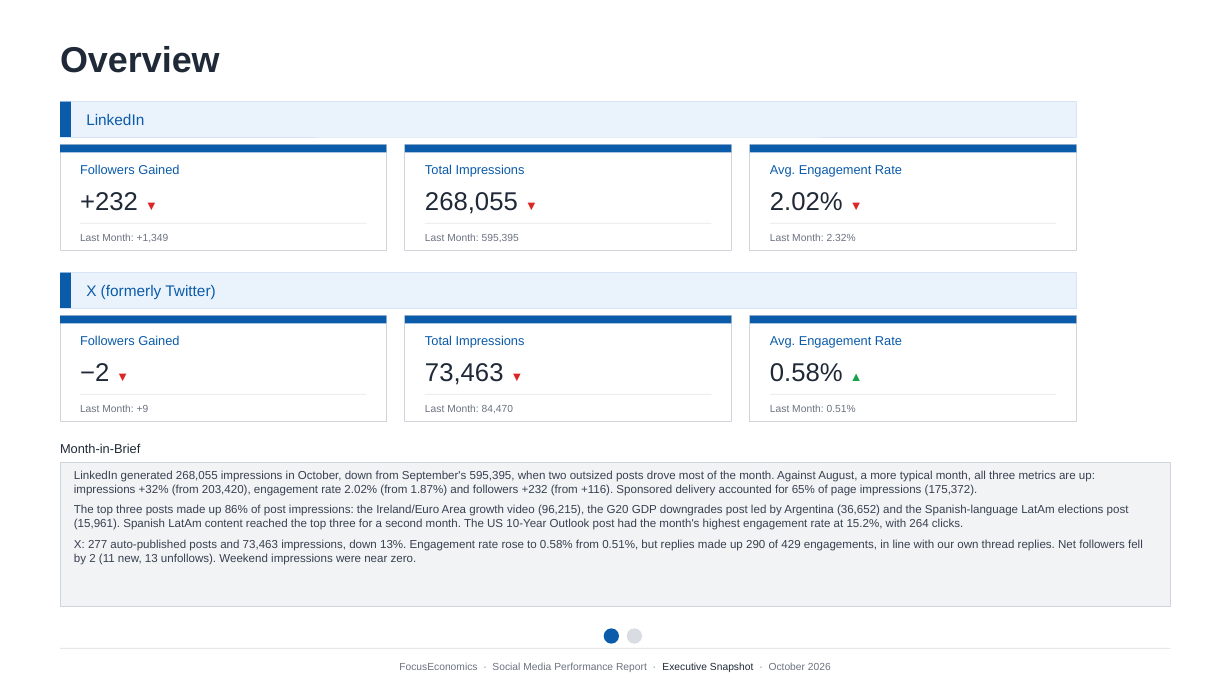
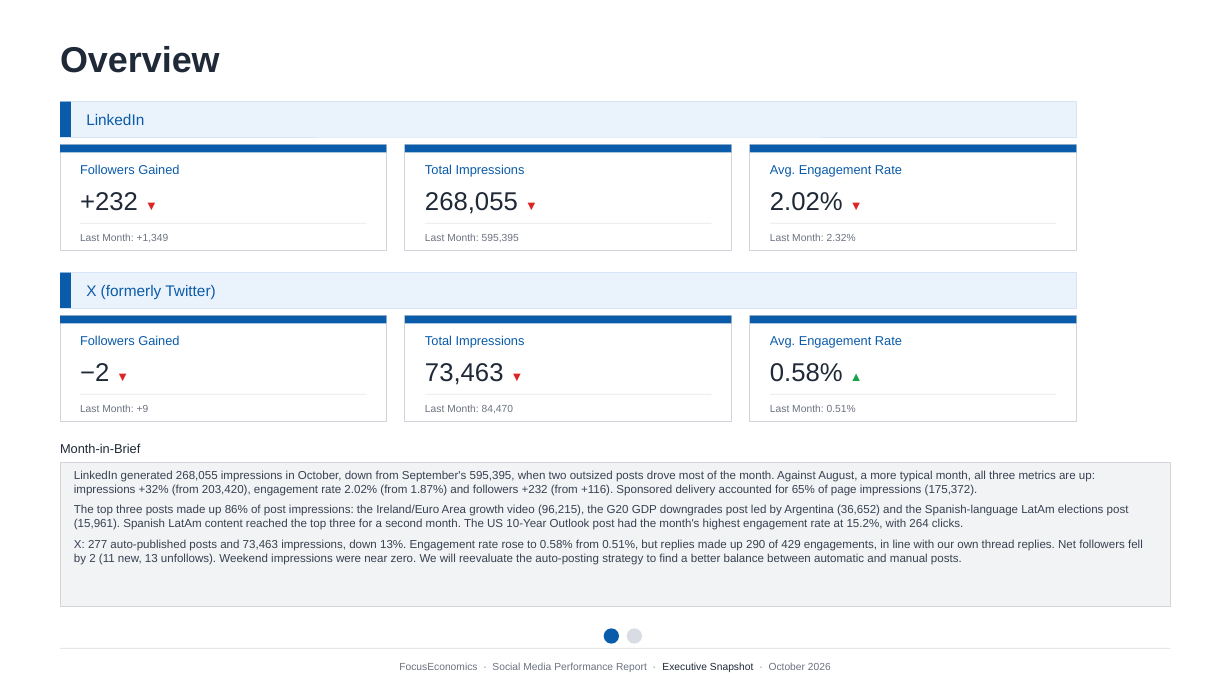
Before and after one commit to ivana0milic/media-kit, a slide deck: slide 2 of reports/Social_Media_Report_October_2026.pptx. Drawn at 1232x693 pixels with LibreOffice and Linux fonts; fonts in the diff are those of the drawing. Boxes give left, top, right and bottom in pixels: in the first picture for what was removed or moved away, otherwise in the second. Text is boxed around its words. In the diff, an @@ line names an element or a change of style, - is before the commit and + after.

```diff
--- a/reports/Social_Media_Report_October_2026.pptx
+++ b/reports/Social_Media_Report_October_2026.pptx
@@ text at box(74, 539, 1143, 565): text changed @@
-X: 277 auto-published posts and 73,463 impressions, down 13%. Engagement rate rose to 0.58% from 0.51%, but replies made up 290 of 429 engagements, in line with our own thread replies. Net followers fell by 2 (11 new, 13 unfollows). Weekend impressions were near zero.
+X: 277 auto-published posts and 73,463 impressions, down 13%. Engagement rate rose to 0.58% from 0.51%, but replies made up 290 of 429 engagements, in line with our own thread replies. Net followers fell by 2 (11 new, 13 unfollows). Weekend impressions were near zero. We will reevaluate the auto-posting strategy to find a better balance between automatic and manual posts.
```
Also in this commit, not shown: 1 other file.
